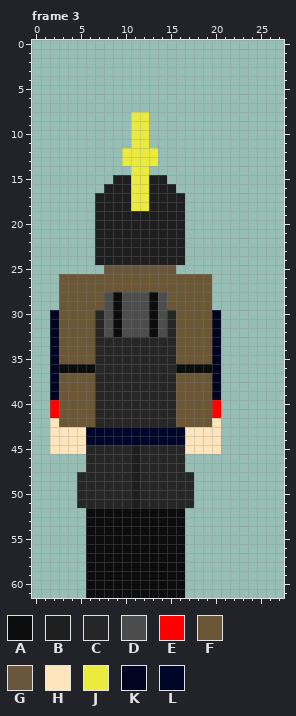
Two versions of one pixel-art file, Assets/Images/Units/Germany/DeutscherLineninfanterie/SummerDress/UnitSpriteNorth.aseprite. Above is the file before it was changed.
28x62 pixels, 7 frames. Colours within 5 levels of each other are drawn and written as one. Shown: frame 3. The commit also changed other frames, which this record leaves out.
Palette (. is transparent): A #0c0c0c  B #1e1e1e  C #262626  D #4c4c4c  E #ff0000  F #6b5635  G #68573c  H #ffe5bc  J #eaea3f  K #000421  L #000628
The result:
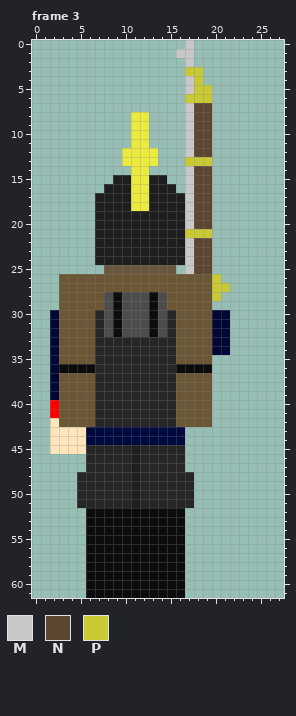
Colours new in this view: M #c8c8c8  N #5b4631  P #c9c936
What changed:
Colour K changes from #000421 to #000737.
Colour L changes from #000628 to #000a3f.
Frame 3, layer "Legs":
There is now colour K in rows 30 to 34 at x 21.
There is now colour M in row 0 at x 17; in row 1 at x 16 to 17; in row 2 at x 17; in rows 4 to 5 at x 17; in rows 7 to 12 at x 17; in rows 14 to 20 at x 17.
There is now colour M in rows 22 to 25 at x 17.
There is now colour N in rows 7 to 12 at x 18 to 19; in rows 14 to 20 at x 18 to 19; in rows 22 to 25 at x 18 to 19.
There is now colour P in row 3 at x 17 to 18; in row 4 at x 18; in row 5 at x 18 to 19; in row 6 at x 17 to 19; in row 13 at x 17 to 19; in row 21 at x 17 to 19.
There is now colour P in row 26 at x 20; in row 27 at x 20 to 21; in row 28 at x 20.
Colour E is gone in rows 40 to 41 at x 20.
Colour H is gone in row 42 at x 20; in rows 43 to 45 at x 17 to 20.
Colour K is gone in rows 35 to 39 at x 20.
